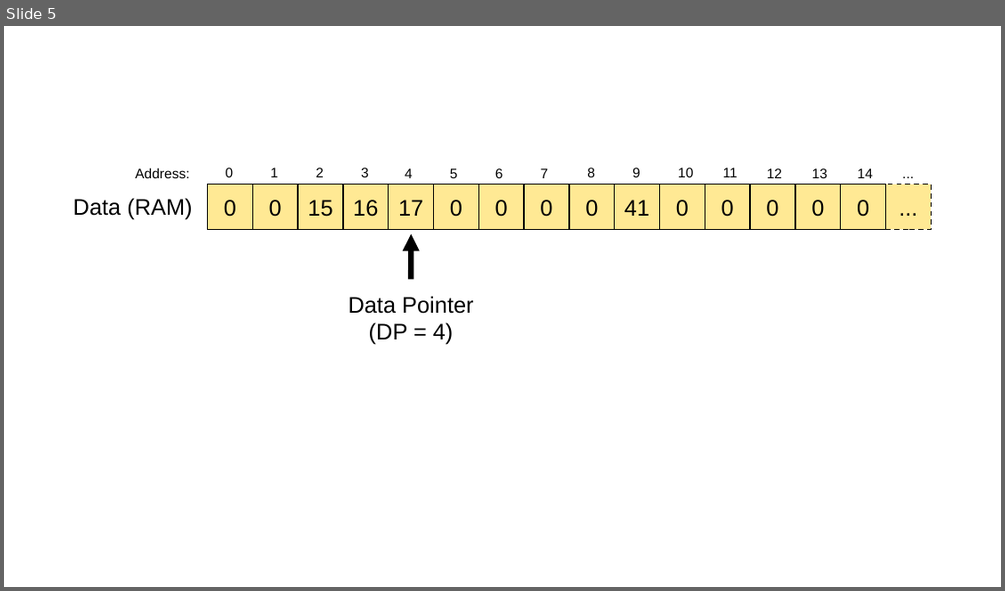
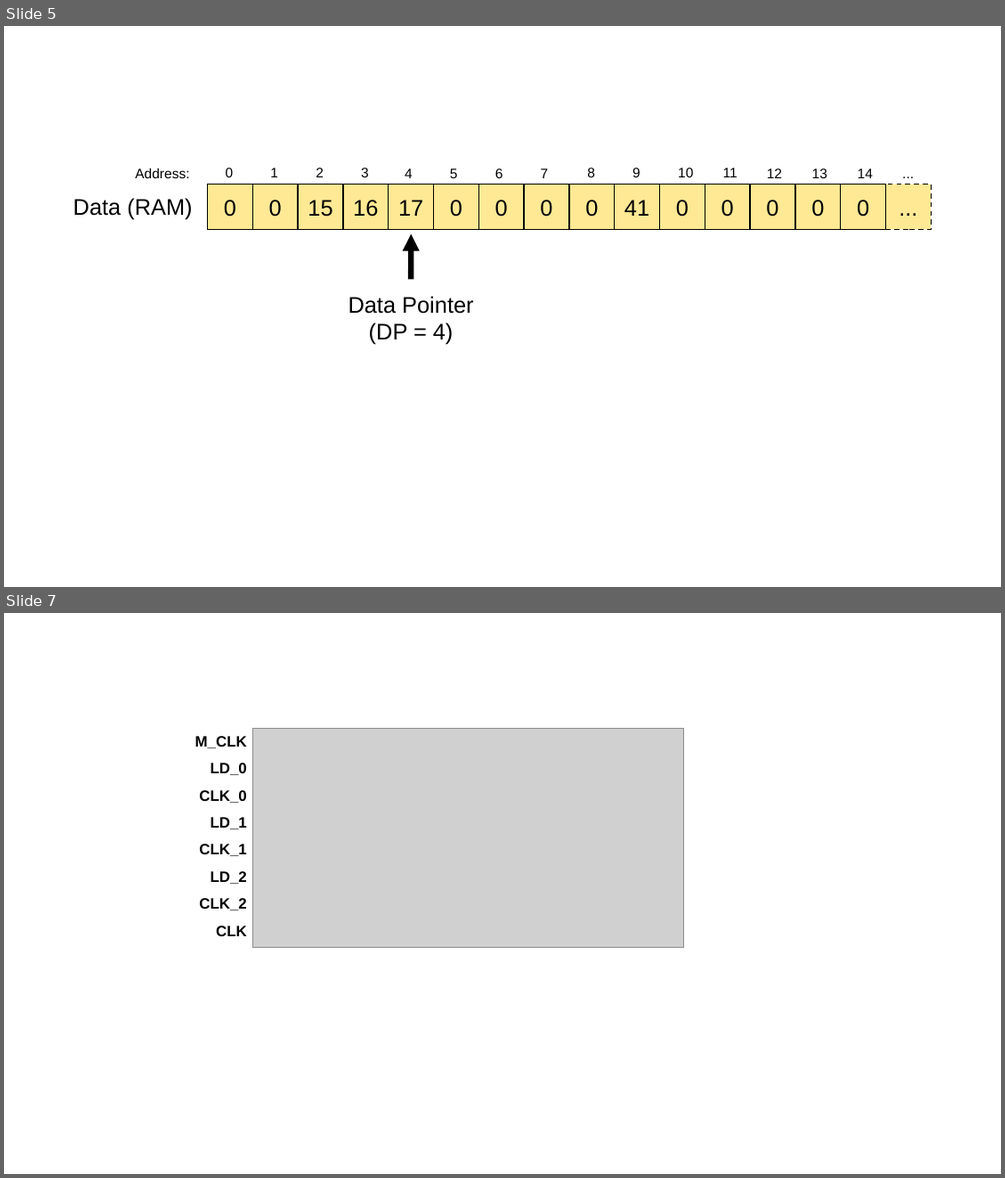
Before and after one commit to jorenheit/bfcpu, a slide deck: doc/img/images.odp. Shown one above the other, each under a label of ours: slide 5 before the commit, slides 5 and 7 after it; the slides between them are not shown. The pictures are 1005x591 and 1005x1178 pixels, drawn with LibreOffice and Linux fonts; fonts in the diff are those of the drawing; grey boxes stand for pictures. Boxes give left, top, right and bottom in pixels: in the first picture for what was removed or moved away, otherwise in the second. Text is boxed around its words. In the diff, an @@ line names an element or a change of style, - is before the commit and + after.

```diff
--- a/doc/img/images.odp
+++ b/doc/img/images.odp
@@ slide 7 added at (4,613,1001,1174), background #FFFFFF @@
@@ table added at (117,729,251,945), 8 rows, 1 columns @@
+M_CLK
+LD_0
+CLK_0
+LD_1
+CLK_1
+LD_2
+CLK_2
+CLK
@@ picture added at (252,729,684,948) @@
```
Also in this commit, not shown: 2 slides changed, 6 other files.
